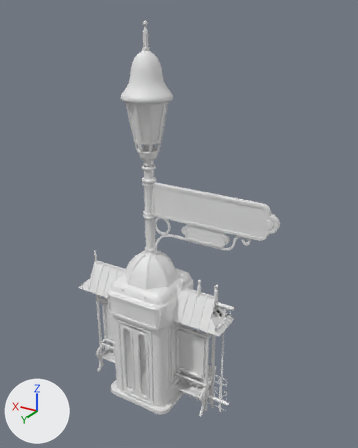
An edit to the FBX model Assets/Content/3Dmodels/Props/Street/3Dmodel_Props_Street.fbx, drawn before and after from the same camera.
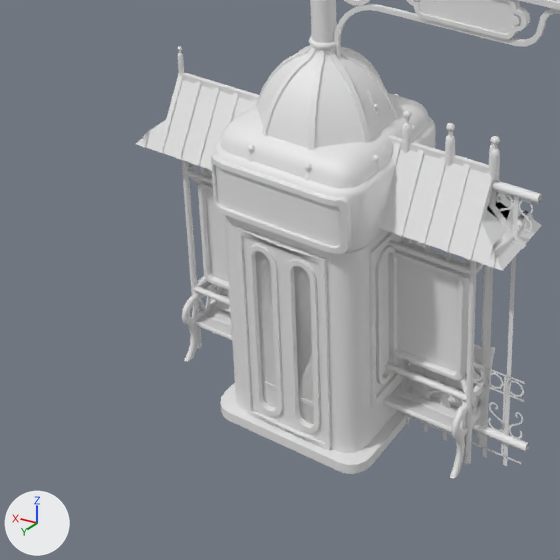
Each version is shown whole from a camera (50 mm lens) standing at (-5.47, 7.94, 8.36) and looking at (-0.53, -0.3, 4.24), then close up on the part from 7% to 67% of the width and 52% to 100% of the height. The axes (+X, +Y, +Z) are drawn at lower left. The lights are the same throughout. The first two pictures are the older version. Where no turn or scale is listed for an object, it has been applied to the vertices.

Script lines for the objects in view, before the commit:
```python
me_prop_street_signboard = bpy.data.meshes.new('Prop_Street_SignBoard')
me_prop_street_signboard.from_pydata(...)  # 2252 vertices, 1688 faces; spans x -1.89..1.89, y -0.37..0.37, z 0.0..3.22
me_prop_street_streetsign_pole = bpy.data.meshes.new('Prop_Street_StreetSign_Pole')
me_prop_street_streetsign_pole.from_pydata(...)  # 333 vertices, 316 faces; spans x -0.18..0.18, y -0.18..0.18, z 0.0..6.04
me_prop_street_telegraphbooth_door = bpy.data.meshes.new('Prop_Street_TelegraphBooth_Door')
me_prop_street_telegraphbooth_door.from_pydata(...)  # 228 vertices, 221 faces; spans x -0.45..0.45, y 0.62..0.73, z 0.1..2.1
# faces by material slot: [219, 2]
me_prop_street_telegraphbooth_door.materials.append(mat_material_prop_street)  # white #e7e7e7
me_prop_street_telegraphbooth_door.materials.append(mat_material_glass)  # white #e7e7e7
ob_prop_street_signboard = bpy.data.objects.new('Prop_Street_SignBoard', me_prop_street_signboard)
ob_prop_street_signboard.location = (0.0, 0.0, 0.0)
ob_prop_street_streetsign_pole = bpy.data.objects.new('Prop_Street_StreetSign_Pole', me_prop_street_streetsign_pole)
ob_prop_street_streetsign_pole.location = (0.0, 0.0, 0.0)
ob_prop_street_telegraphbooth_door = bpy.data.objects.new('Prop_Street_TelegraphBooth_Door', me_prop_street_telegraphbooth_door)
ob_prop_street_telegraphbooth_door.location = (0.0, 0.0, 0.0)
# also in view: 'Prop_Street_Bench' at (0.0, 0.0, 0.46); 'Prop_Street_Fence_Tall_Section' at (-0.97, 0.0, 1.75); 'Prop_Street_TelegraphBooth' at (0.0, 0.0, 1.5); 'Prop_Street_Fence_Low_Section' at (-0.95, 0.0, 0.54); 'Prop_Street_StreetSign' at (-1.33, 0.0, 4.05)
```
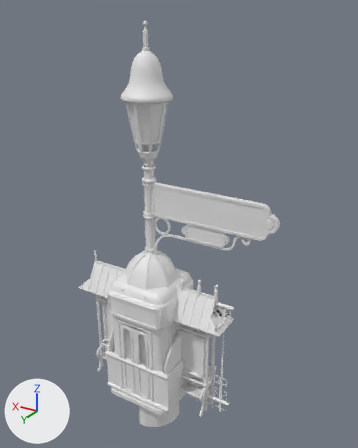
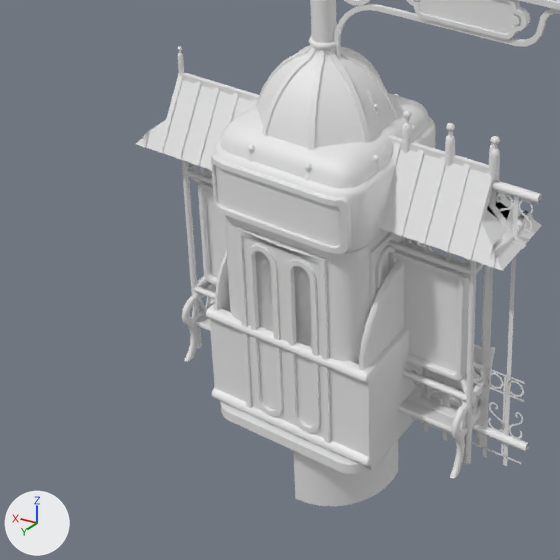
What changed in the scene script:
```text
Add me_prop_street_dumpster_lid_001:
    me_prop_street_dumpster_lid_001.from_pydata(...)  # 138 vertices, 118 faces; spans x -0.65..0.0, y -0.13..0.77, z -0.75..0.75
Add me_prop_street_dumpster_001:
    me_prop_street_dumpster_001.from_pydata(...)  # 234 vertices, 257 faces; spans x -0.85..0.85, y -0.75..0.75, z 0.0..1.8
Add ob_prop_street_dumpster_lid:
    ob_prop_street_dumpster_lid = bpy.data.objects.new('Prop_Street_Dumpster_Lid', me_prop_street_dumpster_lid_001)
    ob_prop_street_dumpster_lid.location = (0.0, 0.0, 0.0)
Add ob_prop_street_dumpster:
    ob_prop_street_dumpster = bpy.data.objects.new('Prop_Street_Dumpster', me_prop_street_dumpster_001)
    ob_prop_street_dumpster.location = (0.0, 0.0, 0.0)
```

Changed parts and their boxes (x1, y1, x2, y2) in the close-ups (560 x 560 px):
'Prop_Street_Dumpster', added: after (206, 244, 433, 470)
'Prop_Street_Dumpster_Lid', added: after (290, 441, 398, 506)
